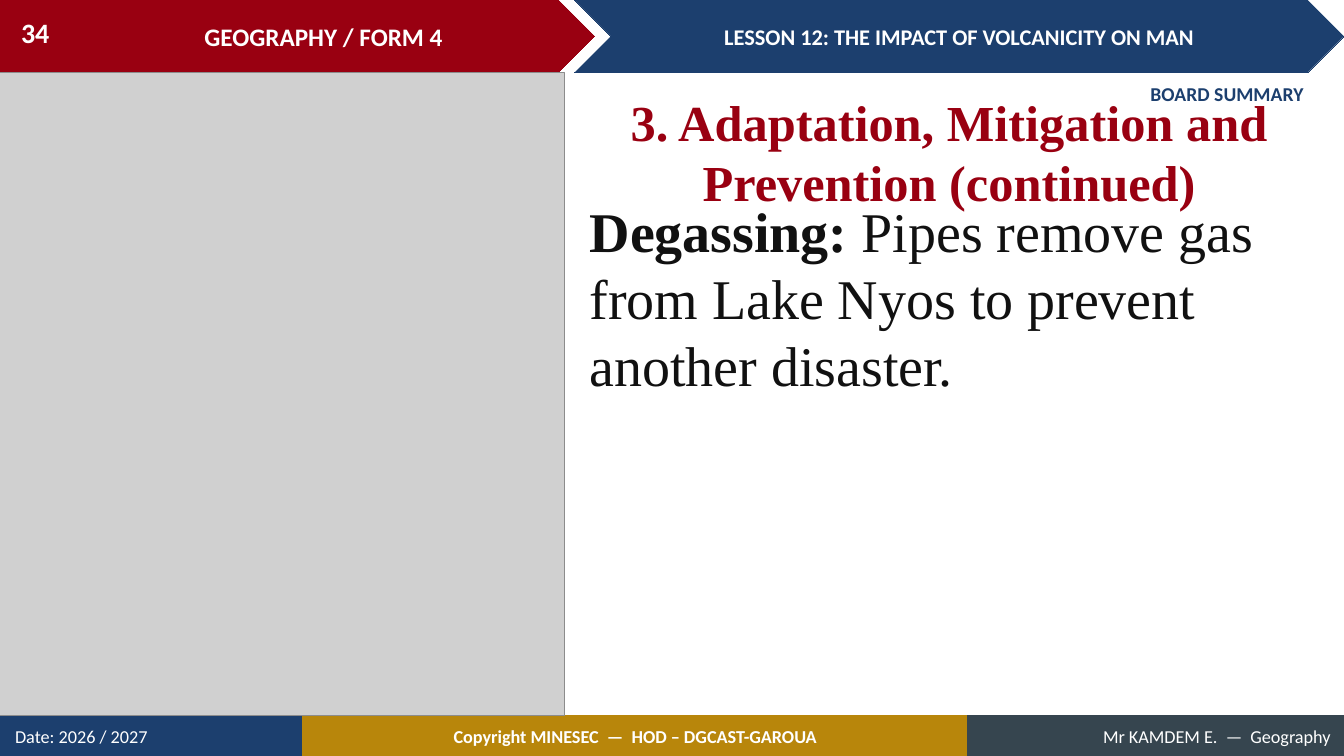
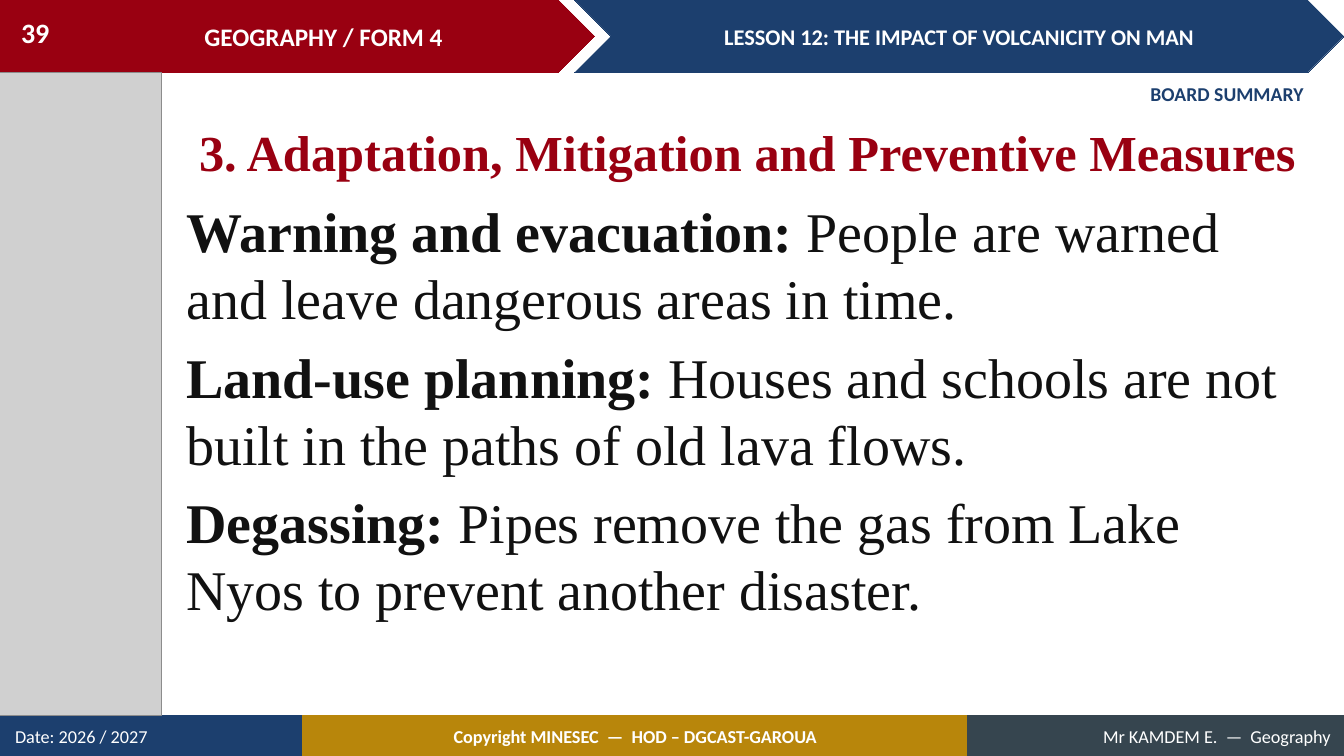
Before and after one commit to Berthautk/linea-github, a slide deck: slide 39 of lecons/F3/15_FORM4_LESSON12_Impact_of_Volcanicity_on_Man.pptx (slide 34 before the commit). Drawn at 1344x756 pixels with LibreOffice and Linux fonts; fonts in the diff are those of the drawing; grey boxes stand for pictures. Boxes give left, top, right and bottom in pixels: in the first picture for what was removed or moved away, otherwise in the second. Text is boxed around its words. In the diff, an @@ line names an element or a change of style, - is before the commit and + after.

```diff
--- a/lecons/F3/15_FORM4_LESSON12_Impact_of_Volcanicity_on_Man.pptx
+++ b/lecons/F3/15_FORM4_LESSON12_Impact_of_Volcanicity_on_Man.pptx
@@ page number at [21,24,49,44]: text changed @@
-34
+39
@@ picture: place and size @@
-picture at [0,73,565,716]
+picture at [0,73,161,716]
@@ text at [199,136,1295,181]: text changed @@
-3. Adaptation, Mitigation and Prevention (continued)
+3. Adaptation, Mitigation and Preventive Measures
@@ text at [186,213,1278,621]: text changed @@
-Degassing: Pipes remove gas from Lake Nyos to prevent another disaster.
+Warning and evacuation: People are warned and leave dangerous areas in time.
+Land-use planning: Houses and schools are not built in the paths of old lava flows.
+Degassing: Pipes remove the gas from Lake Nyos to prevent another disaster.
```
Also in this commit, not shown: 14 other slides changed, 7 slides added, 8 other files.
